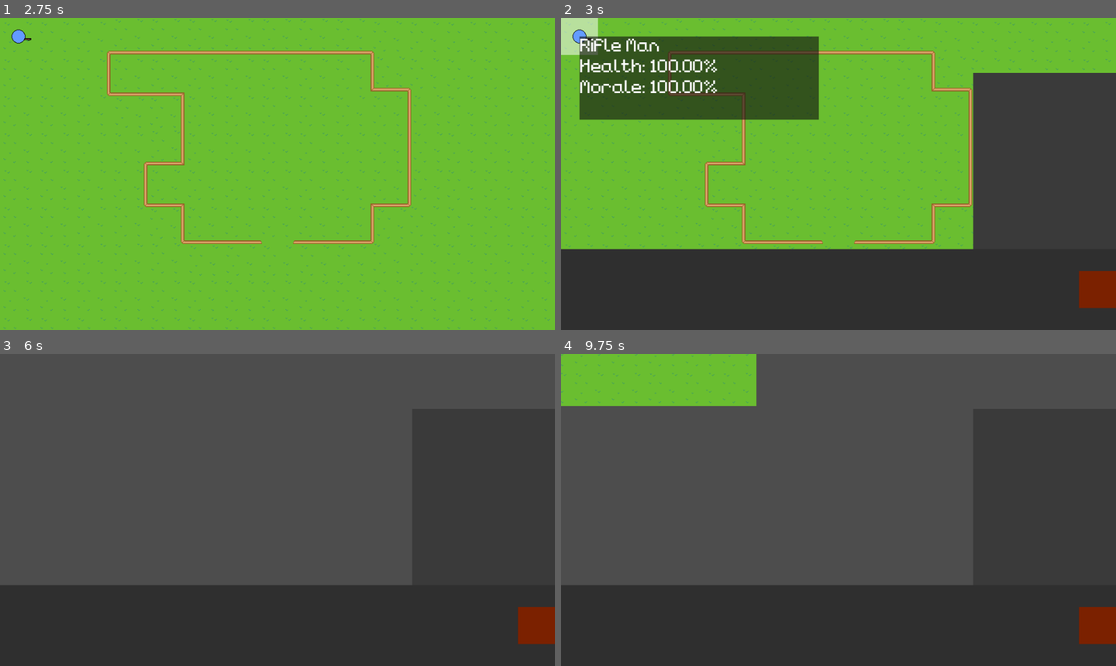
Above: before the commit, frames 1-4 (two rows, left to right).
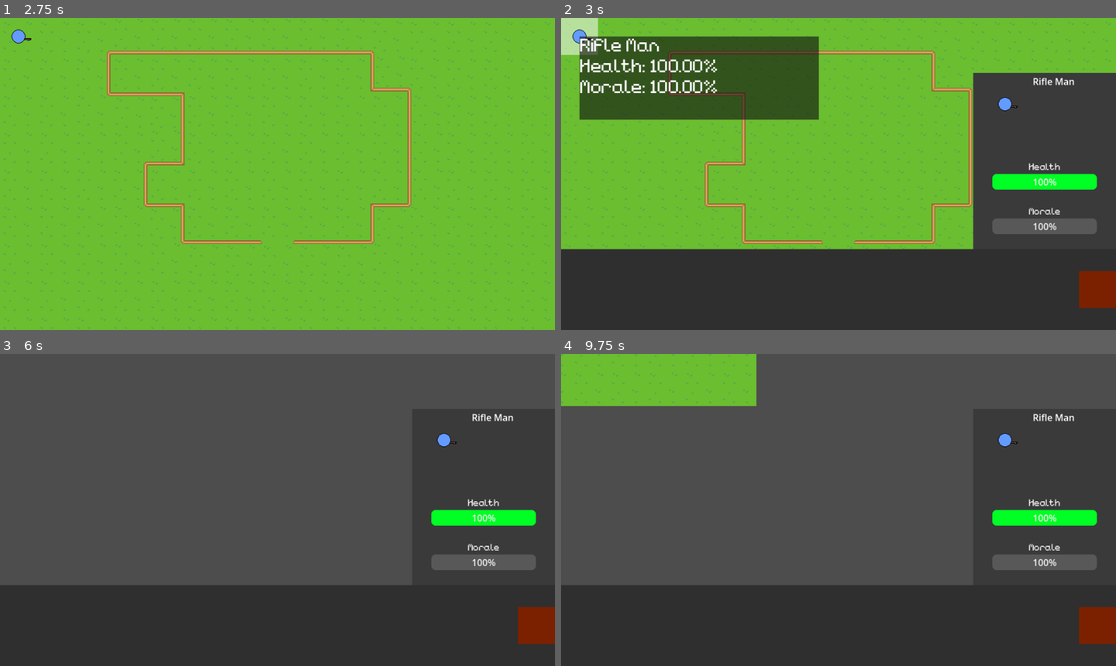
Above: after the commit, the same moments.

Repository: miudeptrai/Fiendly-Fier
Game: Godot game, scene res://scenes/main_menu.tscn
The game is run twice, just before and just after one commit, with the same random seed, the same clock (stepped at 60 frames per second) and the same inputs.
Inputs (mouse positions are in pixels of both pictures, inside the frame that each line leads up to):
- Up to frame 1 (2.75 s): click "Missions" at 0.5 s; click "Raining Cats And Dogs" at 1.25 s; click "Hunting" at 2 s
- Up to frame 2 (3 s): click (577, 36) at 2.75 s
- Up to frame 3 (6 s): tap Enter at 3.5 s; move the mouse to (399, 494) at 3.52 s; hold D (move_right) 3.53-4.28 s; move the mouse to (166, 525) at 4.27 s; hold S (move_down) 4.28-5.03 s; move the mouse to (333, 441) at 5.02 s; hold D (move_right) 5.03-5.78 s; tap Space at 5.75 s; move the mouse to (249, 572) at 5.77 s; hold W (move_up) from 5.78 s (still down)
- Up to frame 4 (9.75 s): tap Enter at 6.5 s; move the mouse to (1005, 556) at 6.52 s; release W (move_up) at 6.53 s; hold A (move_left) 6.53-8.03 s; move the mouse to (672, 463) at 7.27 s; move the mouse to (866, 510) at 8.02 s; hold S (move_down) 8.03-8.78 s; move the mouse to (755, 432) at 8.77 s; hold D (move_right) 8.78-9.53 s; tap Space at 9.5 s; move the mouse to (960, 494) at 9.52 s; hold W (move_up) from 9.53 s (still down)

Frame 1 is identical in both runs. In frame 2, 2.2% of the frame differs, in the area x 77-97%, y 19-70%; in frame 3, 2.2%; in frame 4, 2.2%.

Commit message:
Stats ui finished

Diff:
--- a/scenes/user_screen.tscn
+++ b/scenes/user_screen.tscn
@@ -12,6 +12,34 @@
 
 [sub_resource type="StyleBoxFlat" id="StyleBoxFlat_jyk48"]
 bg_color = Color(0.22670761, 0.22670746, 0.22670746, 1)
+
+[sub_resource type="StyleBoxFlat" id="StyleBoxFlat_u2ob4"]
+bg_color = Color(0, 1, 0.14117648, 1)
+corner_radius_top_left = 8
+corner_radius_top_right = 8
+corner_radius_bottom_right = 8
+corner_radius_bottom_left = 8
+
+[sub_resource type="StyleBoxFlat" id="StyleBoxFlat_x32l3"]
+bg_color = Color(0, 1, 0.14117648, 1)
+corner_radius_top_left = 8
+corner_radius_top_right = 8
+corner_radius_bottom_right = 8
+corner_radius_bottom_left = 8
+
+[sub_resource type="StyleBoxFlat" id="StyleBoxFlat_401al"]
+bg_color = Color(0.34509805, 0.34509805, 0.34509805, 1)
+corner_radius_top_left = 8
+corner_radius_top_right = 8
+corner_radius_bottom_right = 8
+corner_radius_bottom_left = 8
+
+[sub_resource type="StyleBoxFlat" id="StyleBoxFlat_frspt"]
+bg_color = Color(0.34407574, 0.34407577, 0.3440756, 1)
+corner_radius_top_left = 8
+corner_radius_top_right = 8
+corner_radius_bottom_right = 8
+corner_radius_bottom_left = 8
 
 [sub_resource type="StyleBoxFlat" id="StyleBoxFlat_uc24h"]
 bg_color = Color(0.067982666, 0.06798276, 0.067982696, 0.61960787)
@@ -60,6 +88,7 @@
 
 [node name="StatsUI" type="Panel" parent="Control" unique_id=672096516]
 visible = false
+z_index = 10
 custom_minimum_size = Vector2(247, 305)
 layout_mode = 1
 anchors_preset = 6
@@ -74,6 +103,77 @@
 grow_vertical = 2
 theme_override_styles/panel = SubResource("StyleBoxFlat_jyk48")
 
+[node name="TextureRect" type="TextureRect" parent="Control/StatsUI" unique_id=643511243]
+layout_mode = 0
+offset_left = 23.0
+offset_top = 22.0
+offset_right = 63.0
+offset_bottom = 62.0
+
+[node name="NameTag" type="Label" parent="Control/StatsUI" unique_id=1744386912]
+layout_mode = 0
+offset_left = 103.0
+offset_top = 3.0
+offset_right = 244.0
+offset_bottom = 113.0
+autowrap_mode = 2
+
+[node name="Label2" type="Label" parent="Control/StatsUI" unique_id=1739837310]
+layout_mode = 0
+offset_left = 53.0
+offset_top = 152.0
+offset_right = 194.0
+offset_bottom = 175.0
+theme_override_fonts/font = ExtResource("2_uc24h")
+text = "Health"
+horizontal_alignment = 1
+vertical_alignment = 1
+autowrap_mode = 2
+
+[node name="Label3" type="Label" parent="Control/StatsUI" unique_id=447976530]
+layout_mode = 0
+offset_left = 53.0
+offset_top = 229.0
+offset_right = 194.0
+offset_bottom = 252.0
+theme_override_fonts/font = ExtResource("2_uc24h")
+text = "Morale"
+horizontal_alignment = 1
+vertical_alignment = 1
+autowrap_mode = 2
+
+[node name="HealthBar" type="ProgressBar" parent="Control/StatsUI" unique_id=142075658]
+layout_mode = 1
+anchors_preset = 8
+anchor_left = 0.5
+anchor_top = 0.5
+anchor_right = 0.5
+anchor_bottom = 0.5
+offset_left = -90.5
+offset_top = 22.5
+offset_right = 90.5
+offset_bottom = 49.5
+grow_horizontal = 2
+grow_vertical = 2
+theme_override_styles/background = SubResource("StyleBoxFlat_u2ob4")
+theme_override_styles/fill = SubResource("StyleBoxFlat_x32l3")
+
+[node name="MoraleBar" type="ProgressBar" parent="Control/StatsUI" unique_id=705505187]
+layout_mode = 1
+anchors_preset = 8
+anchor_left = 0.5
+anchor_top = 0.5
+anchor_right = 0.5
+anchor_bottom = 0.5
+offset_left = -90.5
+offset_top = 99.5
+offset_right = 90.5
+offset_bottom = 126.5
+grow_horizontal = 2
+grow_vertical = 2
+theme_override_styles/background = SubResource("StyleBoxFlat_401al")
+theme_override_styles/fill = SubResource("StyleBoxFlat_frspt")
+
 [node name="Label" type="Label" parent="Control" unique_id=1920939335]
 visible = false
 layout_mode = 0
@@ -83,4 +183,5 @@
 theme_override_font_sizes/font_size = 32
 theme_override_styles/normal = SubResource("StyleBoxFlat_uc24h")
 text = "Hello World"
+autowrap_mode = 2
 script = ExtResource("2_hi5p3")
--- a/scripts/user_screen.gd
+++ b/scripts/user_screen.gd
@@ -7,6 +7,12 @@
 @export var speed: float = 1000.0;
 
 var cur_selected_troop: Area2D: set = _on_selected_troop_set;
+
+func load_stats_ui() -> void:
+	stats_ui.get_node("NameTag").text = cur_selected_troop.stats.display_name;
+	stats_ui.get_node("HealthBar").value = cur_selected_troop.stats.get_health_percentage();
+	stats_ui.get_node("MoraleBar").value = cur_selected_troop.stats.get_morale_percentage();
+	stats_ui.get_node("TextureRect").texture = cur_selected_troop.stats.texture;
 
 func _process(delta: float) -> void:
 	var dir: Vector2 = Input.get_vector(
@@ -27,10 +33,11 @@
 			stats_ui.show();
 		return;
 
+	cur_selected_troop = troop;
+
+	load_stats_ui();
 	lower_ui.show();
 	stats_ui.show();
-
-	cur_selected_troop = troop;
 
 	print("Loading move range");
 
